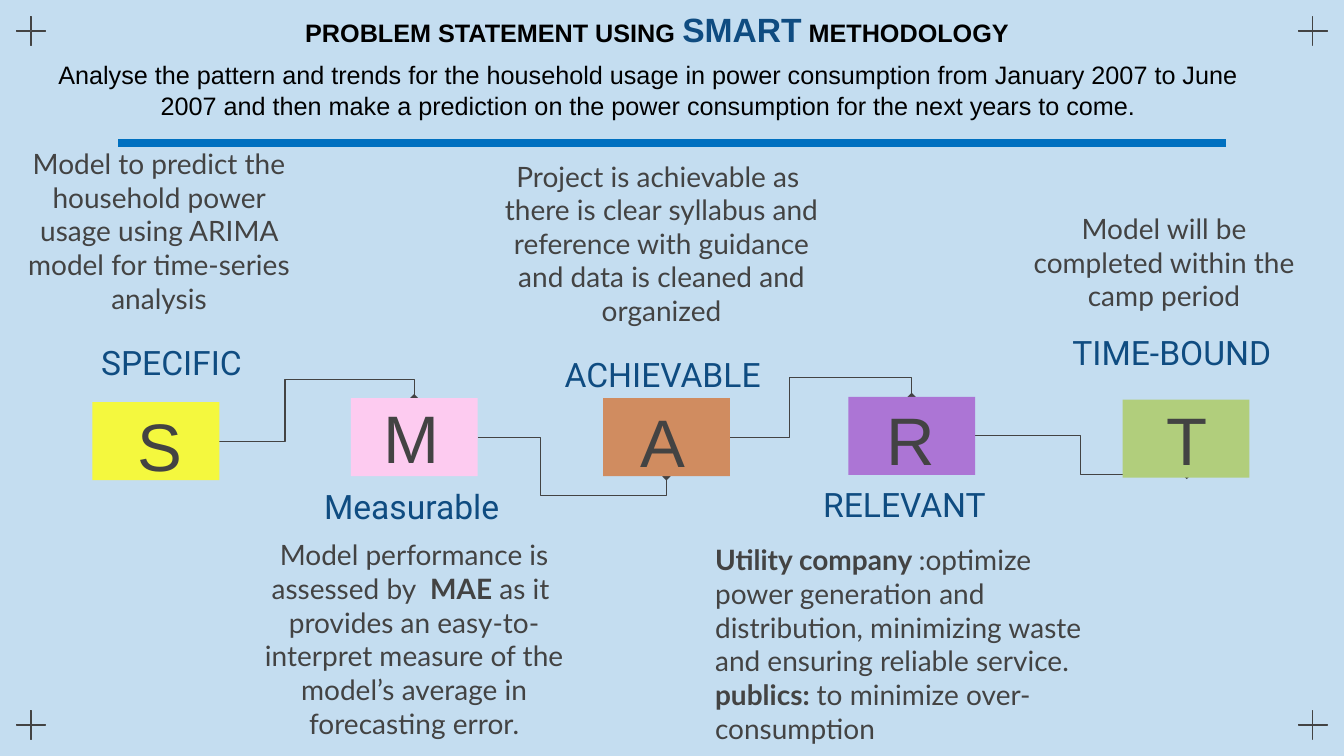
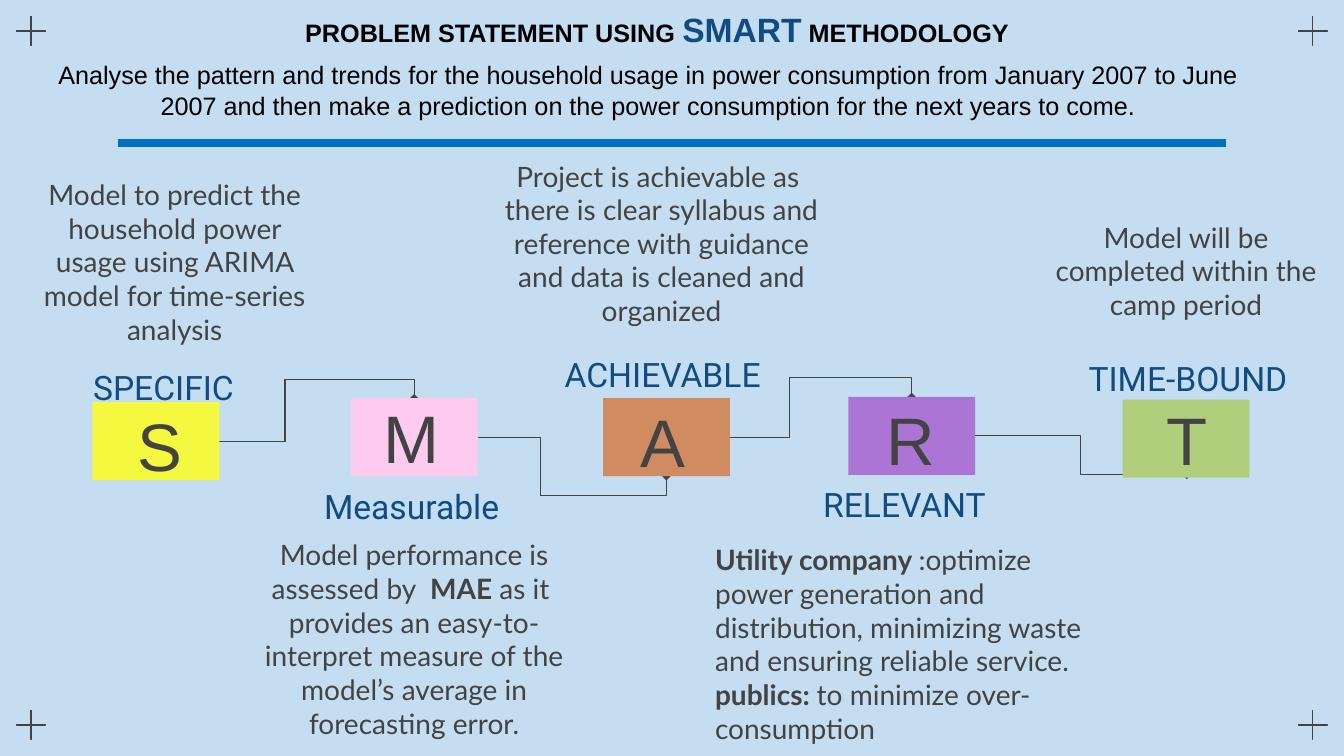
Before and after one commit to kabedkaca/CSP_DA24C3, a slide deck: slide 5 of Progress/Slides/CAPSTONE PROJECT - NAJIBAH - PART 2.pptx. Drawn at 1344x756 pixels with LibreOffice and Linux fonts; fonts in the diff are those of the drawing. Boxes give left, top, right and bottom in pixels: in the first picture for what was removed or moved away, otherwise in the second. Text is boxed around its words. In the diff, an @@ line names an element or a change of style, - is before the commit and + after.

```diff
--- a/Progress/Slides/CAPSTONE PROJECT - NAJIBAH - PART 2.pptx
+++ b/Progress/Slides/CAPSTONE PROJECT - NAJIBAH - PART 2.pptx
@@ text "Model to predict the household ...": place and size @@
-text "Model to predict the household ..." at [28, 153, 289, 314]
+text "Model to predict the household ..." at [44, 184, 305, 345]
@@ text "Model will be completed within ...": place and size @@
-text "Model will be completed within ..." at [1034, 218, 1294, 311]
+text "Model will be completed within ..." at [1056, 227, 1316, 320]
@@ text "SPECIFIC" rewrapped from [101, 351, 242, 376] to [93, 376, 234, 409] @@
@@ text "TIME-BOUND": place and size @@
-text "TIME-BOUND" at [1072, 341, 1271, 366]
+text "TIME-BOUND" at [1089, 367, 1288, 392]
```
Also in this commit, not shown: 1 other slide changed, 3 other files.
